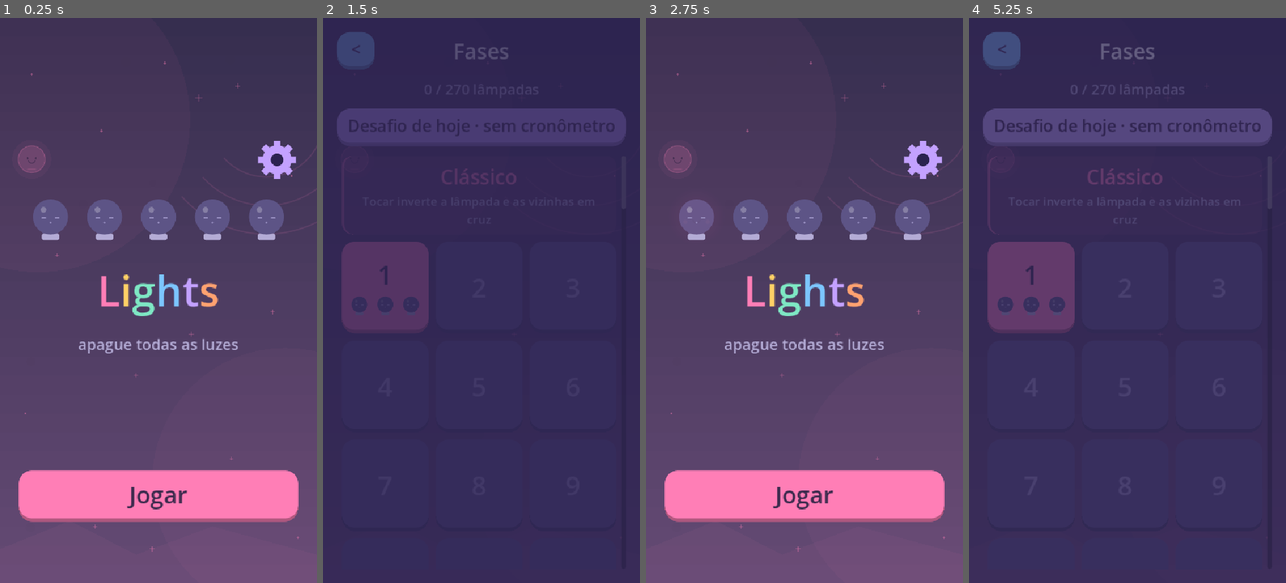
Above: before the commit, frames 1-4 (left to right).
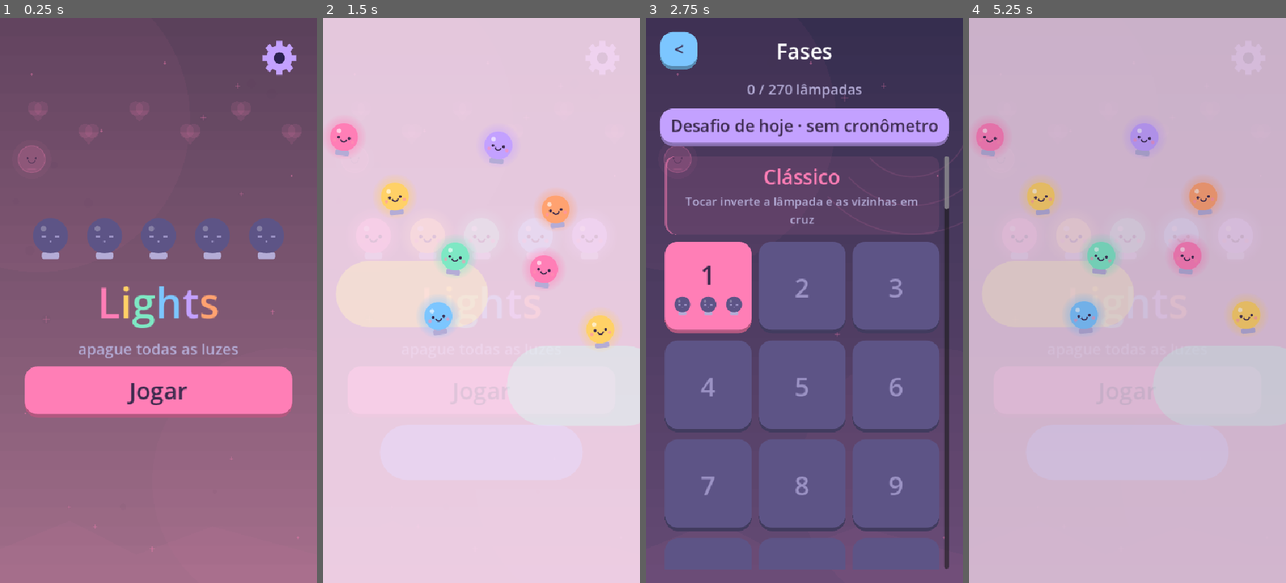
Above: after the commit, the same moments.

Repository: MuriloBahr/lights
Game: Godot game, scene res://scenes/menu.tscn
The game is run twice, just before and just after one commit, with the same random seed, the same clock (stepped at 60 frames per second) and the same inputs.
Inputs (mouse positions are in pixels of both pictures, inside the frame that each line leads up to):
- Up to frame 1 (0.25 s): no input
- Up to frame 2 (1.5 s): click "Jogar" at 0.5 s; click "Jogar" at 1.25 s
- Up to frame 3 (2.75 s): click (677, 51) at 2 s, where only the run before the commit has a clickable "<"
- Up to frame 4 (5.25 s): click (1000, 51) at 2.75 s, where only the run after the commit has a clickable "<"; click "Jogar" at 3.5 s; move the mouse to (1244, 159) at 4.27 s; click (1244, 159) at 4.42 s; click (1127, 125) at 5 s, where only the run before the commit has a clickable "Desafio de hoje · sem cronôme…"

The runs differ from the first frame. In frame 1, 98% of the frame differs, in the area x 0-100%, y 0-100%; in frame 2, 100%; in frame 3, 49%; in frame 4, 100%.

Commit message:
lights [patch note]: Adicionado easter egg Adicionado animação ao clicar em jogar

Diff:
--- a/data/levels.json
+++ b/data/levels.json
@@ -33,8 +33,8 @@
 {"id":32,"world":7,"size":4,"grid":[1,0,0,0,0,1,0,0,0,1,1,0,1,1,1,1],"par":1,"solution":[13],"goal":[1,0,0,0,0,1,0,0,0,0,1,0,0,0,0,1],"hint":"Forme o desenho da miniatura."},
 {"id":33,"world":7,"size":4,"grid":[1,1,0,1,1,0,1,0,0,1,0,1,1,0,1,1],"par":2,"solution":[5,10],"goal":[1,0,0,1,0,1,1,0,0,1,1,0,1,0,0,1],"hint":"Forme o desenho da miniatura."},
 {"id":34,"world":7,"size":4,"grid":[1,1,1,0,1,0,1,0,1,0,0,0,1,1,1,1],"par":1,"solution":[7],"goal":[1,1,1,1,1,0,0,1,1,0,0,1,1,1,1,1],"hint":"Forme o desenho da miniatura."},
-{"id":35,"world":7,"size":4,"grid":[1,1,0,0,1,0,1,1,0,1,0,1,0,0,0,0],"par":2,"solution":[5,11],"goal":[1,0,0,0,0,1,0,0,0,0,1,0,0,0,0,1],"hint":"Forme o desenho da miniatura."},
-{"id":36,"world":7,"size":4,"grid":[1,0,0,1,0,1,1,1,0,1,0,1,1,0,0,0],"par":1,"solution":[11],"goal":[1,0,0,1,0,1,1,0,0,1,1,0,1,0,0,1],"hint":"Forme o desenho da miniatura."},
+{"id":35,"world":7,"size":4,"grid":[1,1,0,1,0,1,0,0,1,0,0,0,1,0,1,0],"par":1,"solution":[5],"goal":[1,0,0,1,1,0,1,0,1,1,0,0,1,0,1,0],"hint":"Forme o desenho da miniatura.","easter_egg":"K"},
+{"id":36,"world":7,"size":4,"grid":[1,1,1,1,1,0,0,0,1,0,0,0,1,0,1,1],"par":1,"solution":[10],"goal":[1,1,1,1,1,0,1,0,1,1,1,1,1,0,0,1],"hint":"Forme o desenho da miniatura.","easter_egg":"04 · 10","title":"04 · 10"},
 {"id":37,"world":2,"size":3,"grid":[0,1,0,1,0,0,0,1,0],"par":1,"solution":[3],"shape":"x","hint":"Novidade: agora o toque inverte as diagonais."},
 {"id":38,"world":2,"size":3,"grid":[0,0,0,0,1,0,0,0,1],"par":1,"solution":[8],"shape":"x"},
 {"id":39,"world":2,"size":3,"grid":[0,0,0,1,0,1,0,1,0],"par":1,"solution":[7],"shape":"x"},
--- a/scripts/game.gd
+++ b/scripts/game.gd
@@ -192,7 +192,8 @@
 	for i in bulbs.size():
 		bulbs[i].set_lit(_is_lit(i))
 	var level: Dictionary = levels[level_index]
-	title.text = "Desafio • Fase %d" % level["id"] if State.daily_mode else "Fase %d" % level["id"]
+	var phase_title := String(level.get("title", "Fase %d" % int(level["id"])))
+	title.text = "Desafio • %s" % phase_title if State.daily_mode else phase_title
 	var compact := get_viewport_rect().size.x < 400.0
 	title.add_theme_font_size_override("font_size", 28 if compact else 36)
 	info.add_theme_font_size_override("font_size", 18 if compact else 24)
@@ -280,7 +281,7 @@
 	if is_instance_valid(_win):
 		return
 	_win = WinPanel.new()
-	_win.setup(moves, int(level["par"]), earned, level_index + 1 < levels.size() and not State.daily_mode, State.daily_mode)
+	_win.setup(moves, int(level["par"]), earned, level_index + 1 < levels.size() and not State.daily_mode, State.daily_mode, String(level.get("easter_egg", "")))
 	_win.chosen.connect(_on_win_choice)
 	add_child(_win)
 
--- a/scripts/how_to_panel.gd
+++ b/scripts/how_to_panel.gd
@@ -24,6 +24,7 @@
 
 
 func _ready() -> void:
+	var viewport_size := get_viewport_rect().size
 	if _world.is_empty():
 		_world = State.worlds[0]
 	if _demo_level.is_empty():
@@ -42,20 +43,25 @@
 		safe_margin.add_theme_constant_override("margin_" + side, 12)
 	add_child(safe_margin)
 	var scroll := ScrollContainer.new()
+	scroll.size_flags_horizontal = Control.SIZE_EXPAND_FILL
+	scroll.size_flags_vertical = Control.SIZE_EXPAND_FILL
 	scroll.horizontal_scroll_mode = ScrollContainer.SCROLL_MODE_DISABLED
 	safe_margin.add_child(scroll)
+	var centered_content := CenterContainer.new()
+	centered_content.size_flags_horizontal = Control.SIZE_EXPAND_FILL
+	centered_content.custom_minimum_size.y = maxf(0.0, viewport_size.y - 24.0)
+	scroll.add_child(centered_content)
 
 	var panel := PanelContainer.new()
 	var sb := StyleBoxFlat.new()
 	sb.bg_color = Palette.OFF
 	sb.set_corner_radius_all(32)
-	var viewport_size := get_viewport_rect().size
 	var compact := viewport_size.x < 400.0
 	sb.set_content_margin_all(int(clampf(viewport_size.x * 0.055, 14.0, 28.0)))
 	panel.add_theme_stylebox_override("panel", sb)
 	panel.custom_minimum_size = Vector2(minf(460.0, viewport_size.x - 48.0), 0)
 	panel.size_flags_horizontal = Control.SIZE_EXPAND_FILL
-	scroll.add_child(panel)
+	centered_content.add_child(panel)
 
 	var box := VBoxContainer.new()
 	box.add_theme_constant_override("separation", 10 if compact else 14)
--- a/scripts/level_select.gd
+++ b/scripts/level_select.gd
@@ -48,15 +48,17 @@
 	var scroll := ScrollContainer.new()
 	scroll.size_flags_vertical = Control.SIZE_EXPAND_FILL
 	scroll.horizontal_scroll_mode = ScrollContainer.SCROLL_MODE_DISABLED
-	scroll.scroll_deadzone = 12
+	scroll.scroll_deadzone = 5
 	root.add_child(scroll)
 
 	var center := CenterContainer.new()
 	center.size_flags_horizontal = Control.SIZE_EXPAND_FILL
+	center.mouse_filter = Control.MOUSE_FILTER_PASS
 	scroll.add_child(center)
 
 	_list = VBoxContainer.new()
 	_list.add_theme_constant_override("separation", CARD_GAP)
+	_list.mouse_filter = Control.MOUSE_FILTER_PASS
 	center.add_child(_list)
 	get_viewport().size_changed.connect(_rebuild_level_list)
 	_rebuild_level_list()
@@ -101,6 +103,7 @@
 	var color: Color = Palette.BULBS[int(world["color"])]
 	var compact := get_viewport_rect().size.x < 400.0
 	var panel := PanelContainer.new()
+	panel.mouse_filter = Control.MOUSE_FILTER_PASS
 	var style := StyleBoxFlat.new()
 	style.bg_color = Color(color, 0.1)
 	style.border_color = Color(color, 0.56)
@@ -113,10 +116,14 @@
 	panel.add_theme_stylebox_override("panel", style)
 	var box := VBoxContainer.new()
 	box.add_theme_constant_override("separation", 4)
+	box.mouse_filter = Control.MOUSE_FILTER_PASS
 	panel.add_child(box)
-	box.add_child(Ui.label(str(world["name"]), 28 if compact else 34, color))
+	var world_name := Ui.label(str(world["name"]), 28 if compact else 34, color)
+	world_name.mouse_filter = Control.MOUSE_FILTER_IGNORE
+	box.add_child(world_name)
 	var rule := Ui.label(str(world["rule"]), 17 if compact else 20, Palette.BASE)
 	rule.autowrap_mode = TextServer.AUTOWRAP_WORD_SMART
+	rule.mouse_filter = Control.MOUSE_FILTER_IGNORE
 	box.add_child(rule)
 	return panel
 
@@ -124,6 +131,7 @@
 func _new_grid() -> GridContainer:
 	var grid := GridContainer.new()
 	grid.columns = _columns
+	grid.mouse_filter = Control.MOUSE_FILTER_PASS
 	grid.add_theme_constant_override("h_separation", CARD_GAP)
 	grid.add_theme_constant_override("v_separation", CARD_GAP)
 	return grid
--- a/scripts/menu.gd
+++ b/scripts/menu.gd
@@ -9,54 +9,68 @@
 var _bulb_row: HBoxContainer
 var _title_label: RichTextLabel
 var _play_button: Button
+var _gear_button: GearButton
+var _initials_timer: Timer
+var _initials_taps := 0
+var _showing_initials := false
 
 
 func _ready() -> void:
 	State.sfx.duck(false)
 	set_anchors_preset(Control.PRESET_FULL_RECT)
 	var backdrop := WorldBackdrop.new()
-	backdrop.setup(1)
+	backdrop.setup(7)
 	add_child(backdrop)
 	_margin = MarginContainer.new()
 	_margin.set_anchors_preset(Control.PRESET_FULL_RECT)
 	add_child(_margin)
 
 	var box := VBoxContainer.new()
-	box.add_theme_constant_override("separation", 24)
+	box.add_theme_constant_override("separation", 12)
 	_margin.add_child(box)
-
-	box.add_child(_spacer())
 
 	var top := HBoxContainer.new()
 	top.alignment = BoxContainer.ALIGNMENT_END
-	var gear := GearButton.new()
-	gear.custom_minimum_size = Vector2(72, 72)
-	gear.pressed.connect(_open_settings)
-	top.add_child(gear)
+	top.custom_minimum_size.y = 72
+	_gear_button = GearButton.new()
+	_gear_button.custom_minimum_size = Vector2(64, 64)
+	_gear_button.pressed.connect(_open_settings)
+	top.add_child(_gear_button)
 	box.add_child(top)
 
+	var center := CenterContainer.new()
+	center.size_flags_vertical = Control.SIZE_EXPAND_FILL
+	center.size_flags_horizontal = Control.SIZE_EXPAND_FILL
+	box.add_child(center)
+	var identity := VBoxContainer.new()
+	identity.alignment = BoxContainer.ALIGNMENT_CENTER
+	identity.add_theme_constant_override("separation", 12)
+	identity.size_flags_horizontal = Control.SIZE_EXPAND_FILL
+	center.add_child(identity)
 	_bulb_row = _make_bulb_row()
-	box.add_child(_bulb_row)
+	identity.add_child(_bulb_row)
 	_title_label = _title()
-	box.add_child(_title_label)
-	box.add_child(Ui.label("apague todas as luzes", 26, Palette.BASE))
-	box.add_child(_spacer())
+	_title_label.size_flags_horizontal = Control.SIZE_EXPAND_FILL
+	_title_label.mouse_filter = Control.MOUSE_FILTER_STOP
+	_title_label.gui_input.connect(_on_title_gui_input)
+	identity.add_child(_title_label)
+	identity.add_child(Ui.label("apague todas as luzes", 26, Palette.BASE))
 
 	_play_button = Ui.button("Jogar", Palette.BULBS[0], 40)
 	_play_button.pressed.connect(_play)
-	box.add_child(_play_button)
+	_play_button.size_flags_horizontal = Control.SIZE_EXPAND_FILL
+	identity.add_child(_play_button)
 
 	var bottom := Control.new()
-	bottom.custom_minimum_size = Vector2(0, 48)
+	bottom.custom_minimum_size = Vector2(0, 20)
 	box.add_child(bottom)
+	_initials_timer = Timer.new()
+	_initials_timer.one_shot = true
+	_initials_timer.wait_time = 2.0
+	_initials_timer.timeout.connect(_reset_initials_taps)
+	add_child(_initials_timer)
 	get_viewport().size_changed.connect(_apply_responsive_layout)
 	_apply_responsive_layout()
-
-
-func _spacer() -> Control:
-	var c := Control.new()
-	c.size_flags_vertical = Control.SIZE_EXPAND_FILL
-	return c
 
 
 func _make_bulb_row() -> HBoxContainer:
@@ -93,6 +107,7 @@
 	for bulb in bulbs:
 		bulb.custom_minimum_size = Vector2(bulb_size, bulb_size)
 	_title_label.add_theme_font_size_override("normal_font_size", int(clampf(viewport_size.x * 0.14, 44.0, 72.0)))
+	_gear_button.custom_minimum_size = Vector2(64, 64)
 	_play_button.custom_minimum_size.y = clampf(viewport_size.y * 0.09, 64.0, 88.0)
 
 
@@ -121,18 +136,125 @@
 	_step += 1
 
 
+func _on_title_gui_input(event: InputEvent) -> void:
+	if _starting or _showing_initials:
+		return
+	var tap := event as InputEventMouseButton
+	if tap == null or not tap.pressed or tap.button_index != MOUSE_BUTTON_LEFT:
+		return
+	_initials_taps += 1
+	_initials_timer.start()
+	if _initials_taps >= 5:
+		_initials_timer.stop()
+		_initials_taps = 0
+		_show_initials_easter_egg()
+
+
+func _reset_initials_taps() -> void:
+	_initials_taps = 0
+
+
+func _show_initials_easter_egg() -> void:
+	_showing_initials = true
+	_title_label.modulate.a = 0.0
+	var reveal := RichTextLabel.new()
+	reveal.bbcode_enabled = true
+	reveal.fit_content = true
+	reveal.scroll_active = false
+	reveal.mouse_filter = Control.MOUSE_FILTER_IGNORE
+	reveal.add_theme_font_size_override("normal_font_size", 58)
+	reveal.text = "[center][color=#%s]M[/color]  [color=#%s]♥[/color]  [color=#%s]K[/color][/center]" % [Palette.BULBS[1].to_html(false), Palette.BULBS[0].to_html(false), Palette.BULBS[2].to_html(false)]
+	reveal.size = Vector2(minf(size.x - 32.0, 340.0), 88.0)
+	var title_center := _title_label.get_global_rect().get_center() - get_global_rect().position
+	reveal.position = title_center - reveal.size / 2.0
+	reveal.pivot_offset = reveal.size / 2.0
+	reveal.scale = Vector2(0.55, 0.55)
+	reveal.modulate.a = 0.0
+	reveal.z_index = 15
+	add_child(reveal)
+	for i in bulbs.size():
+		bulbs[i].play_effect(float(i) * 0.06)
+	var appear := create_tween().set_parallel(true)
+	appear.tween_property(reveal, "scale", Vector2.ONE, 0.38).set_trans(Tween.TRANS_BACK).set_ease(Tween.EASE_OUT)
+	appear.tween_property(reveal, "modulate:a", 1.0, 0.2)
+	await get_tree().create_timer(1.8).timeout
+	var disappear := create_tween().set_parallel(true)
+	disappear.tween_property(reveal, "scale", Vector2(0.8, 0.8), 0.22).set_trans(Tween.TRANS_SINE).set_ease(Tween.EASE_IN)
+	disappear.tween_property(reveal, "modulate:a", 0.0, 0.22)
+	await disappear.finished
+	_title_label.modulate.a = 1.0
+	reveal.queue_free()
+	_showing_initials = false
+
+
 func _play() -> void:
 	if _starting:
 		return
 	_starting = true
 	_timer.stop()
 	State.sfx.start()
-	var t := create_tween()
+	var transition := Control.new()
+	transition.set_anchors_preset(Control.PRESET_FULL_RECT)
+	transition.mouse_filter = Control.MOUSE_FILTER_STOP
+	transition.z_index = 20
+	add_child(transition)
+	var wash := ColorRect.new()
+	wash.set_anchors_preset(Control.PRESET_FULL_RECT)
+	wash.color = Color("f5d9ed")
+	wash.modulate.a = 0.0
+	wash.mouse_filter = Control.MOUSE_FILTER_STOP
+	transition.add_child(wash)
+	var fade := create_tween()
+	fade.tween_property(wash, "modulate:a", 0.88, 0.34).set_trans(Tween.TRANS_SINE).set_ease(Tween.EASE_OUT)
+	_add_launch_cloud(transition, Vector2(size.x * 0.04, size.y * 0.43), Vector2(size.x * 0.48, 112), Color("fff0c9"))
+	_add_launch_cloud(transition, Vector2(size.x * 0.58, size.y * 0.58), Vector2(size.x * 0.50, 136), Color("d8f6f0"))
+	_add_launch_cloud(transition, Vector2(size.x * 0.18, size.y * 0.72), Vector2(size.x * 0.64, 94), Color("e6dcff"))
+	var lamp_count := 8
+	var lamp_size := clampf(size.x * 0.13, 48.0, 76.0)
+	var button_center := _play_button.get_global_rect().get_center() - get_global_rect().position
+	for i in lamp_count:
+		var lamp := Bulb.new()
+		lamp.color = Palette.BULBS[i % Palette.BULBS.size()]
+		lamp.custom_minimum_size = Vector2(lamp_size, lamp_size)
+		lamp.size = Vector2(lamp_size, lamp_size)
+		lamp.mouse_filter = Control.MOUSE_FILTER_IGNORE
+		lamp.pivot_offset = lamp.size / 2.0
+		lamp.scale = Vector2(0.55, 0.55)
+		lamp.modulate.a = 0.0
+		var start_x := size.x * (0.12 + 0.108 * i)
+		var start_y := button_center.y + (float(i % 3) - 1.0) * lamp_size * 0.35
+		lamp.position = Vector2(start_x - lamp_size / 2.0, start_y)
+		transition.add_child(lamp)
+		lamp.set_lit(true)
+		var end_x := clampf(start_x + (float(i % 3) - 1.0) * size.x * 0.08, lamp_size * 0.5, size.x - lamp_size * 0.5)
+		var end_y := size.y * (0.18 + 0.105 * (i % 4))
+		var delay := float(i) * 0.07
+		var rise := create_tween().set_parallel(true)
+		rise.tween_property(lamp, "position", Vector2(end_x - lamp_size / 2.0, end_y), 0.95).set_delay(delay).set_trans(Tween.TRANS_CUBIC).set_ease(Tween.EASE_OUT)
+		rise.tween_property(lamp, "scale", Vector2.ONE, 0.3).set_delay(delay).set_trans(Tween.TRANS_BACK).set_ease(Tween.EASE_OUT)
+		rise.tween_property(lamp, "modulate:a", 1.0, 0.18).set_delay(delay)
+		rise.tween_property(lamp, "rotation", 0.12 if i % 2 == 0 else -0.12, 0.42).set_delay(delay).set_trans(Tween.TRANS_SINE).set_ease(Tween.EASE_IN_OUT)
+	var lights := create_tween()
 	for b in bulbs:
-		t.tween_callback(b.set_lit.bind(true))
-		t.tween_interval(0.08)
-	t.tween_interval(0.2)
-	t.tween_callback(State.go.bind("res://scenes/level_select.tscn"))
+		lights.tween_callback(b.set_lit.bind(true))
+		lights.tween_interval(0.07)
+	await get_tree().create_timer(1.65).timeout
+	State.go("res://scenes/level_select.tscn")
+
+
+func _add_launch_cloud(parent: Control, cloud_position: Vector2, cloud_size: Vector2, color: Color) -> void:
+	var cloud := Panel.new()
+	cloud.position = cloud_position
+	cloud.size = cloud_size
+	cloud.mouse_filter = Control.MOUSE_FILTER_IGNORE
+	var style := StyleBoxFlat.new()
+	style.bg_color = Color(color, 0.48)
+	style.set_corner_radius_all(int(cloud_size.y * 0.5))
+	cloud.add_theme_stylebox_override("panel", style)
+	cloud.modulate.a = 0.0
+	parent.add_child(cloud)
+	var tween := create_tween()
+	tween.tween_property(cloud, "modulate:a", 1.0, 0.42).set_trans(Tween.TRANS_SINE).set_ease(Tween.EASE_OUT)
 
 func _open_settings() -> void:
 	if is_instance_valid(_settings):
--- a/scripts/win_panel.gd
+++ b/scripts/win_panel.gd
@@ -8,16 +8,18 @@
 var _earned := 0
 var _has_next := false
 var _daily := false
+var _easter_egg := ""
 var _counter := Ui.label("", 30, Palette.BASE)
 var _bulbs: Array[Bulb] = []
 
 
-func setup(moves: int, par: int, earned: int, has_next: bool, daily := false) -> void:
+func setup(moves: int, par: int, earned: int, has_next: bool, daily := false, easter_egg := "") -> void:
 	_moves = moves
 	_par = par
 	_earned = earned
 	_has_next = has_next
 	_daily = daily
+	_easter_egg = easter_egg
 
 
 func _ready() -> void:
@@ -51,6 +53,8 @@
 
 	box.add_child(Ui.label("Desafio concluído!" if _daily else "Resolvido!", 30 if compact else (42 if _daily else 48), Palette.BULBS[1]))
 	box.add_child(Ui.label(["Boa!", "Muito bem!", "Perfeito!"][_earned - 1], 22 if compact else 28, Palette.BASE))
+	if not _easter_egg.is_empty():
+		box.add_child(Ui.label(_easter_egg, 48 if compact else 64, Palette.BULBS[0]))
 	box.add_child(_bulb_row(72.0 if compact else 96.0))
 	box.add_child(_counter)
 	_counter.add_theme_font_size_override("font_size", 23 if compact else 30)
